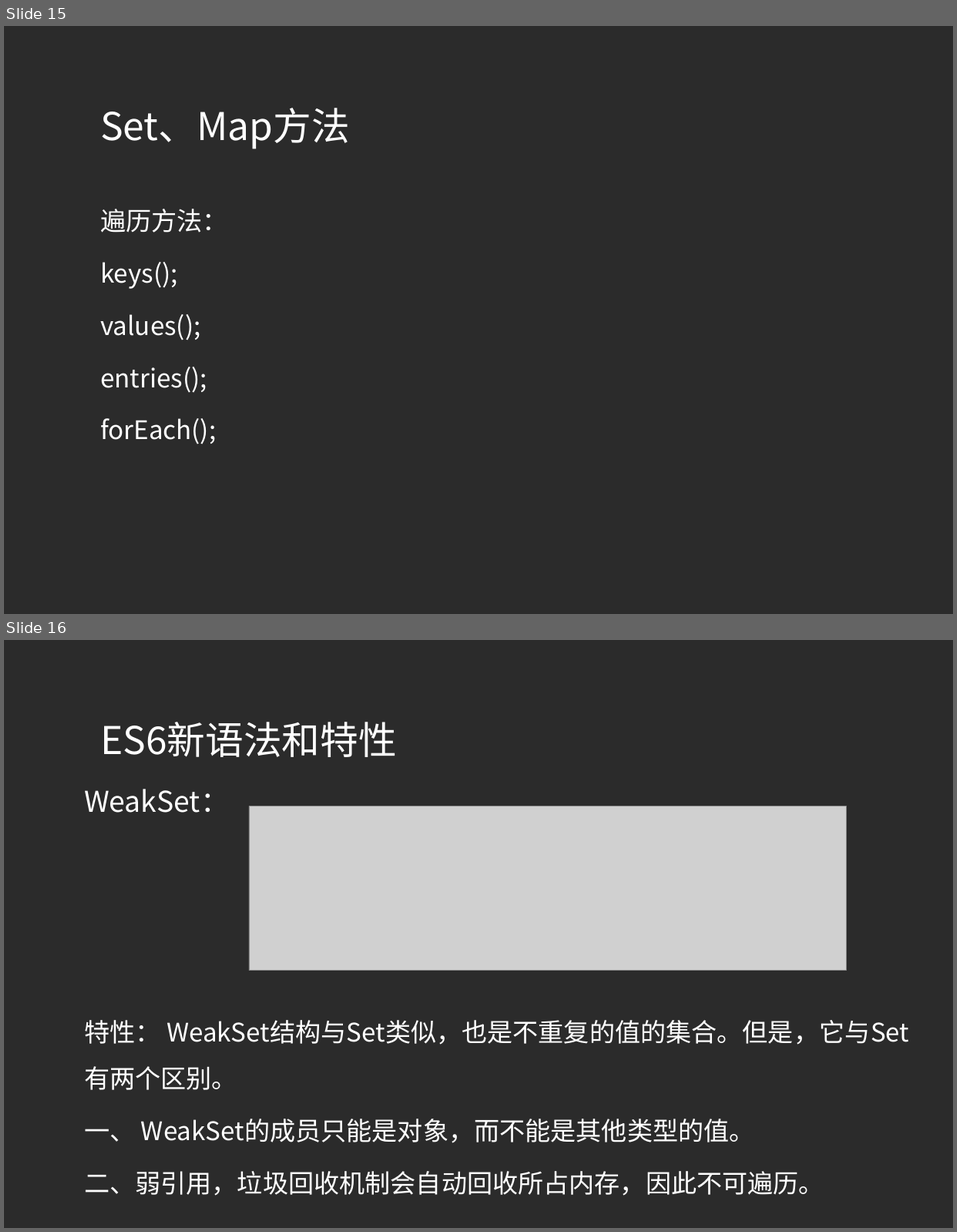
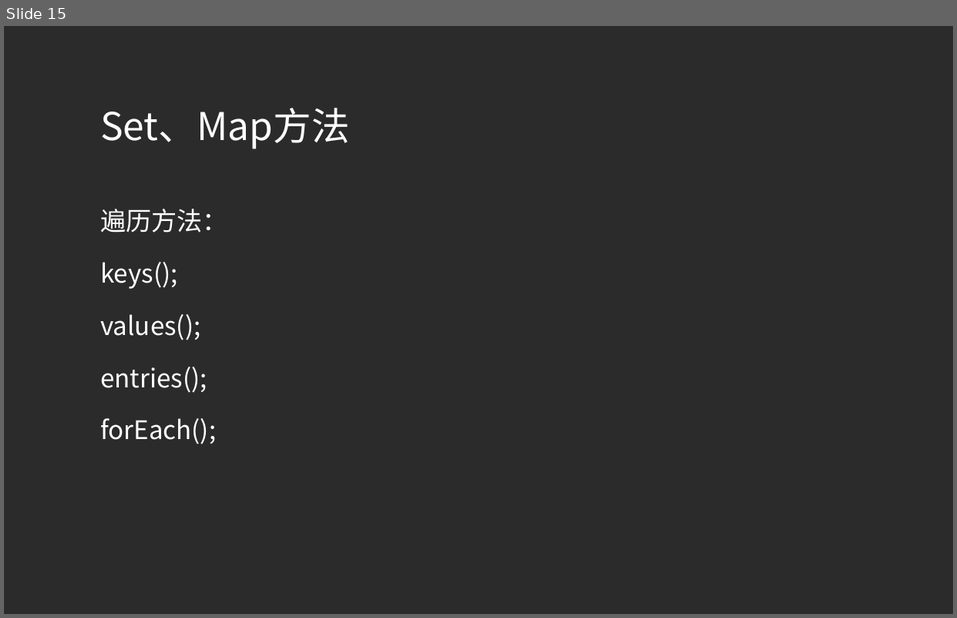
Before and after one commit to yiqisweet/node, a slide deck: ppt/TP03.ppt. Shown one above the other, each under a label of ours: slides 15 and 16 before the commit, slide 15 after it. The pictures are 957x1232 and 957x618 pixels, drawn with LibreOffice and Linux fonts; fonts in the diff are those of the drawing; grey boxes stand for pictures; background and template pictures are left out; a plain dark background stands for a picture behind light text. Boxes give left, top, right and bottom in pixels: in the first picture for what was removed or moved away, otherwise in the second. Text is boxed around its words. In the diff, an @@ line names an element or a change of style, - is before the commit and + after.

```diff
--- a/ppt/TP03.ppt
+++ b/ppt/TP03.ppt
@@ slide 16 removed at (4, 640, 953, 1228), background picture (left out) @@
@@ title removed at (100, 722, 396, 757) @@
-ES6新语法和特性
@@ text removed at (84, 789, 909, 1195) @@
-WeakSet：
-特性： WeakSet结构与Set类似，也是不重复的值的集合。但是，它与Set有两个区别。
-一、 WeakSet的成员只能是对象，而不能是其他类型的值。
-二、弱引用，垃圾回收机制会自动回收所占内存，因此不可遍历。
@@ picture removed at (249, 806, 846, 970) @@
```
Also in this commit, not shown: 2 slides changed, 4 other slides removed, 6 other files.
